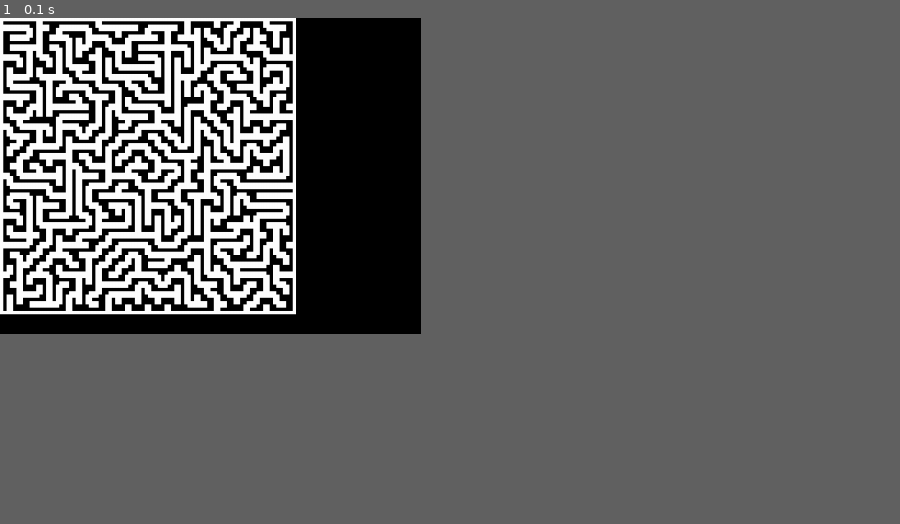
Above: before the commit, frame 1.
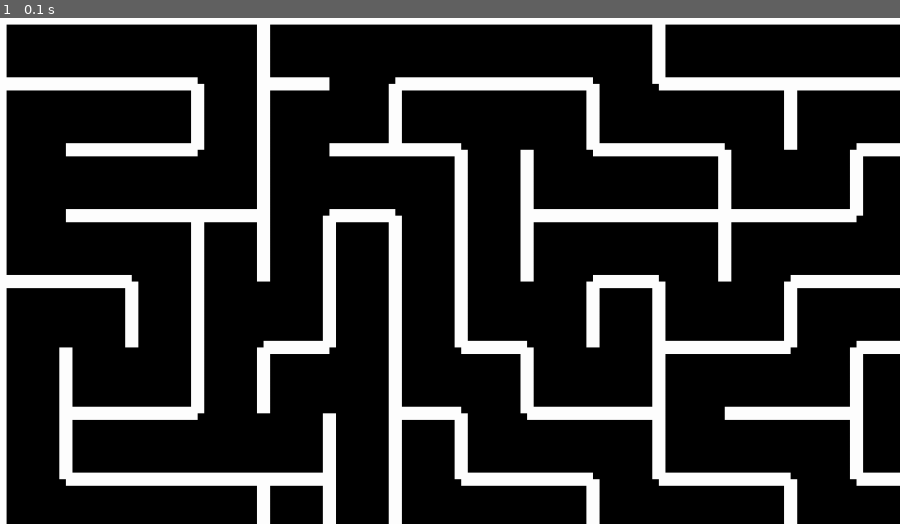
Above: after the commit, the same moment.

Repository: iprohorov/labirint
Game: pygame game, started from labirint.py
The game is run twice, just before and just after one commit, with the same random seed, the same clock (stepped at 60 frames per second) and the same inputs.
Inputs:
- Up to frame 1 (0.1 s): no input
The window is 421x316 before the commit and 900x506 after it. Grey fills any space a smaller window leaves; there, only what the larger window draws over its background counts as a difference.

The runs differ from the first frame. In frame 1, 29% of the frame differs, in the area x 0-100%, y 0-100%.

Commit message:
work while method

Diff:
--- a/labirint.py
+++ b/labirint.py
@@ -109,34 +109,34 @@
 
 
     def generate (self):
-        x,y =  self.route[len(self.route)-1]
-        self.labyrinth[x][y].visit = True
-        new_position = self.selectNextPosition (x,y) # res,x,y,dir
-        #print(self.route)
-        if new_position[0]:
-            #input()
-            if not self.generateIsCompleat():
-                if (self.labyrinth[new_position[1]][new_position[2]].visit == False) and (self.checkRoomVisit(x,y) == False):
-                    #print ("next step")
-                    self.dellWall(new_position)
-                    self.route.append((new_position[1],new_position[2]))
-                    self.debug()
+        while (True):
+            x,y =  self.route[len(self.route)-1]
+            self.labyrinth[x][y].visit = True
+            new_position = self.selectNextPosition (x,y) # res,x,y,dir
+            #print(self.route)
+            if new_position[0]:
+                #input()
+                if not self.generateIsCompleat():
+                    if (self.labyrinth[new_position[1]][new_position[2]].visit == False) and (self.checkRoomVisit(x,y) == False):
+                        #print ("next step")
+                        self.dellWall(new_position)
+                        self.route.append((new_position[1],new_position[2]))
+                        self.debug()
+                        #self.draw()
+                        continue #self.generate()
+                    elif self.checkRoomVisit(x,y):
+                        #print ("next priv")
+                        self.route.pop()
+                        continue #self.generate()
+                    elif self.labyrinth[new_position[1]][new_position[2]].visit :
+                        continue #self.generate()
+                else:
+                    print ("visiting end")
                     #self.draw()
-                    self.generate()
-                elif self.checkRoomVisit(x,y):
-                    #print ("next priv")
-                    self.route.pop()
-                    self.generate()
-                elif self.labyrinth[new_position[1]][new_position[2]].visit :
-                    self.generate()
-                    self.debug()
+                    return True
             else:
-                print ("visiting end")
-                #self.draw()
-                return True
-        else:
-            #print ("visiting")
-            return self.generate()
+                #print ("visiting")
+                return self.generate()
     def selectNextPosition (self, x, y):
         direction = randint(0,3)
         #print ("dir {} ".format(direction))
@@ -188,8 +188,8 @@
                 sys.stdout.write(line+"\r\n")
 
     def draw (self,screen):
-        scaleX = 3
-        scaleY = 3
+        scaleX = 10
+        scaleY = 10
         wallMap = [[ 0 for x in range(self.sizeX*scaleY)] for y in range(self.sizeY*scaleX)]
         #print (wallMap) # 3 cells
 
@@ -217,7 +217,7 @@
         for x in range (self.sizeX*scaleX):
             for y in range (self.sizeY*scaleY):
                 if (wallMap[y][x]):
-                    pygame.draw.rect(screen, (255, 255, 255), (x*5, y*5, 5, 5))
+                    pygame.draw.rect(screen, (255, 255, 255), (x*10, y*10, 10, 10))
 
         pygame.display.update()
 
@@ -227,11 +227,11 @@
 
 pygame.init()
 
-size = width, height = 640, 480
+size = width, height = 1366, 768
 speed = [2, 2]
 black = 0, 0, 0
 screen = pygame.display.set_mode(size,pygame.FULLSCREEN)
-map = Labyrinth(screen,30,30)
+map = Labyrinth(screen,100,100)
 map.dbgPrint()
 map.draw(screen)
 
